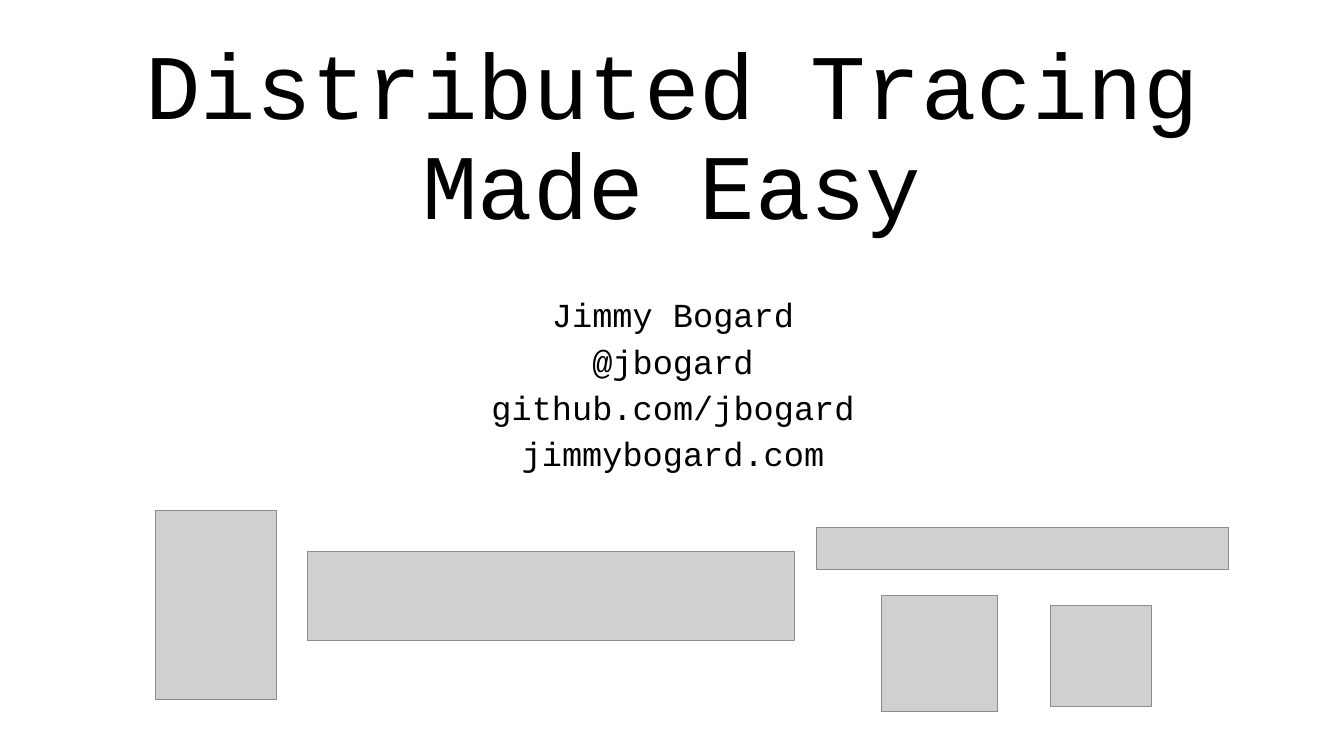
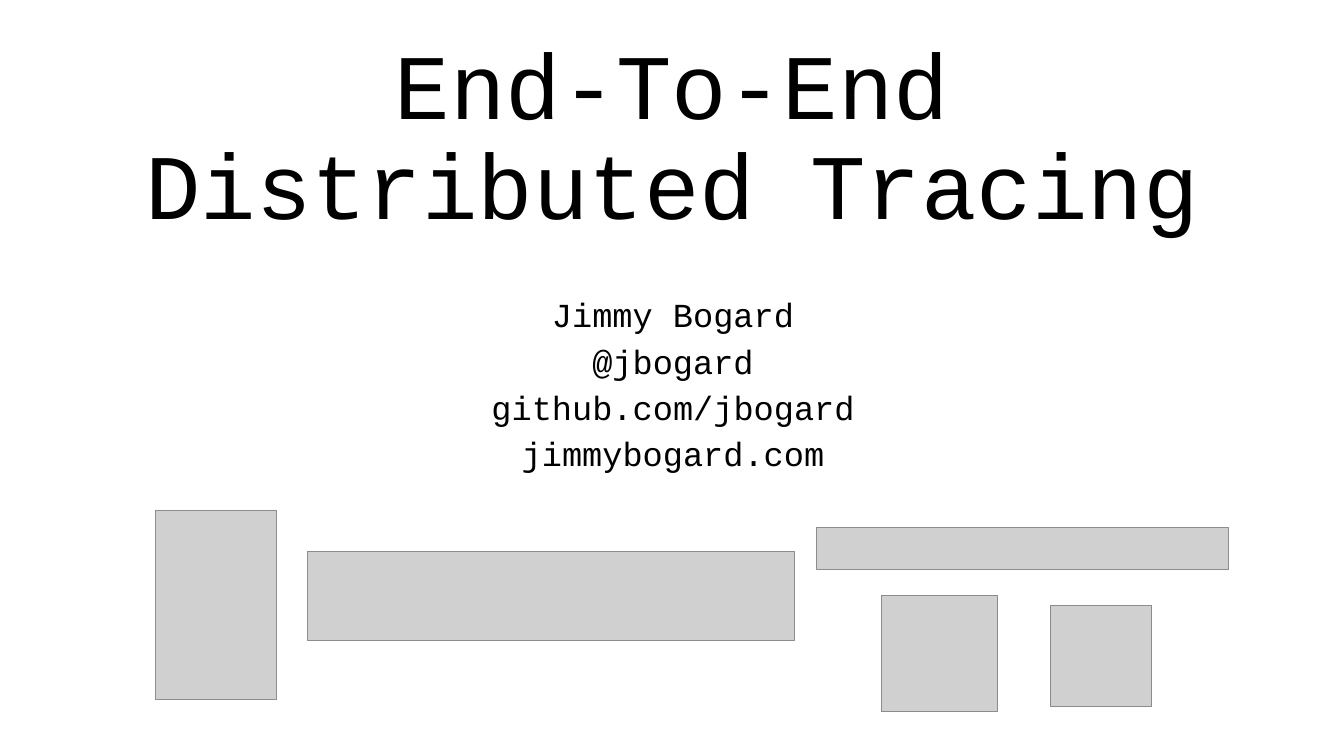
Before and after one commit to jbogard/presentations, a slide deck: slide 1 of DistributedTracing/DistributedTracing.pptx. Drawn at 1344x756 pixels with LibreOffice and Linux fonts; fonts in the diff are those of the drawing; grey boxes stand for pictures. Boxes give left, top, right and bottom in pixels: in the first picture for what was removed or moved away, otherwise in the second. Text is boxed around its words. In the diff, an @@ line names an element or a change of style, - is before the commit and + after.

```diff
--- a/DistributedTracing/DistributedTracing.pptx
+++ b/DistributedTracing/DistributedTracing.pptx
@@ title at <box>145,53,1198,238</box>: text changed @@
-Distributed Tracing Made Easy
+End-To-End Distributed Tracing
```
Also in this commit, not shown: 1 other slide changed, 4 slides added.
